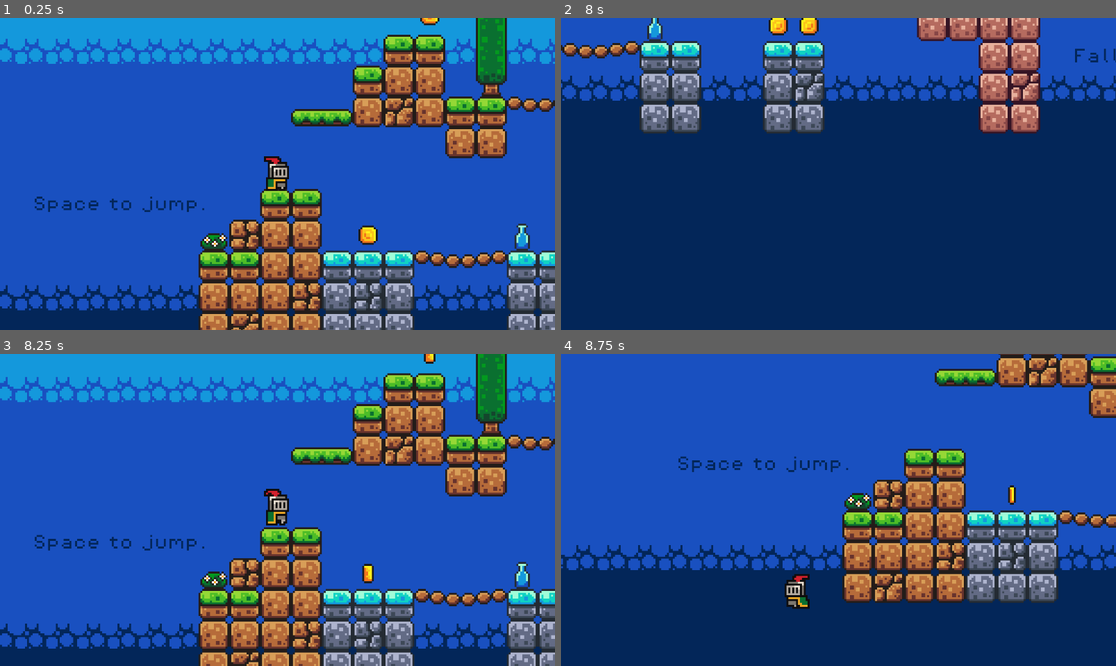
Above: before the commit, frames 1-4 (two rows, left to right).
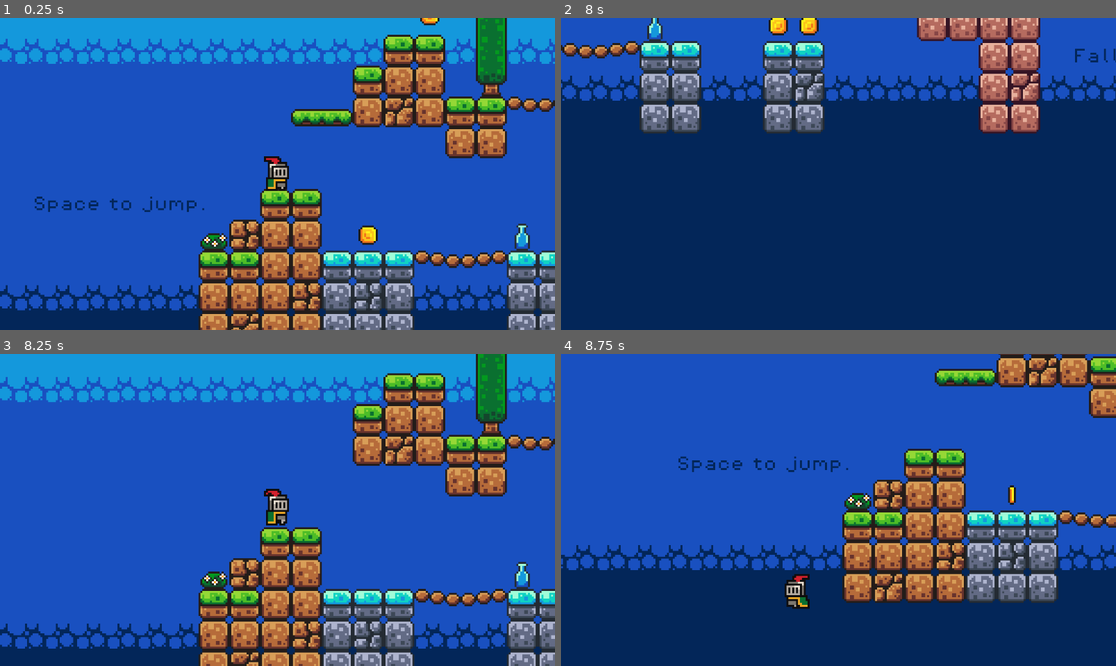
Above: after the commit, the same moments.

Repository: catos/godot-projects
Game: Godot game, scene res://scenes/game.tscn
The game is run twice, just before and just after one commit, with the same random seed, the same clock (stepped at 60 frames per second) and the same inputs.
Inputs:
- Up to frame 1 (0.25 s): no input
- Up to frame 2 (8 s): hold D (move_right) 0.53-2.03 s; tap Space (jump) at 0.77, 1.52, 3.02, 3.77, 4.52, 6.02, 6.77, 7.52 s; hold A (move_left) 2.03-4.28 s; hold D (move_right) from 4.28 s (still down)
- Up to frame 3 (8.25 s): release D (move_right) at 8.03 s; hold A (move_left) from 8.03 s (still down)
- Up to frame 4 (8.75 s): keep holding A (move_left)

Frames 1-2 are identical in both runs. In frame 3, 1.1% of the frame differs, in the area x 6-79%, y 0-74%; in frame 4, nothing differs.

Commit message:
brackey tut finished

Diff:
--- /dev/null
+++ b/Brackeys Tutorial 1/default_bus_layout.tres
@@ -0,0 +1,15 @@
+[gd_resource type="AudioBusLayout" format=3 uid="uid://bp3df21bdbjok"]
+
+[resource]
+bus/1/name = &"Music"
+bus/1/solo = false
+bus/1/mute = false
+bus/1/bypass_fx = false
+bus/1/volume_db = -11.9576
+bus/1/send = &"Master"
+bus/2/name = &"SFX"
+bus/2/solo = false
+bus/2/mute = false
+bus/2/bypass_fx = false
+bus/2/volume_db = 0.0
+bus/2/send = &"Master"
--- a/Brackeys Tutorial 1/project.godot
+++ b/Brackeys Tutorial 1/project.godot
@@ -14,6 +14,10 @@
 run/main_scene="res://scenes/game.tscn"
 config/features=PackedStringArray("4.2", "Forward Plus")
 config/icon="res://icon.svg"
+
+[autoload]
+
+Music="*res://scenes/music.tscn"
 
 [input]
 
--- a/Brackeys Tutorial 1/scenes/coin.tscn
+++ b/Brackeys Tutorial 1/scenes/coin.tscn
@@ -1,7 +1,8 @@
-[gd_scene load_steps=17 format=3 uid="uid://dupafmpe1c5wa"]
+[gd_scene load_steps=21 format=3 uid="uid://dupafmpe1c5wa"]
 
 [ext_resource type="Texture2D" uid="uid://ifkifinvh7lm" path="res://assets/sprites/coin.png" id="1_2rcfs"]
 [ext_resource type="Script" path="res://scripts/coin.gd" id="1_2ydxt"]
+[ext_resource type="AudioStream" uid="uid://brcythnc3iiod" path="res://assets/sounds/coin.wav" id="3_q31bv"]
 
 [sub_resource type="AtlasTexture" id="AtlasTexture_27srm"]
 atlas = ExtResource("1_2rcfs")
@@ -98,6 +99,104 @@
 [sub_resource type="CircleShape2D" id="CircleShape2D_u73m1"]
 radius = 5.0
 
+[sub_resource type="Animation" id="Animation_xi712"]
+resource_name = "pickup"
+tracks/0/type = "value"
+tracks/0/imported = false
+tracks/0/enabled = true
+tracks/0/path = NodePath("AnimatedSprite2D:visible")
+tracks/0/interp = 1
+tracks/0/loop_wrap = true
+tracks/0/keys = {
+"times": PackedFloat32Array(0),
+"transitions": PackedFloat32Array(1),
+"update": 1,
+"values": [false]
+}
+tracks/1/type = "value"
+tracks/1/imported = false
+tracks/1/enabled = true
+tracks/1/path = NodePath("CollisionShape2D:disabled")
+tracks/1/interp = 1
+tracks/1/loop_wrap = true
+tracks/1/keys = {
+"times": PackedFloat32Array(0),
+"transitions": PackedFloat32Array(1),
+"update": 1,
+"values": [true]
+}
+tracks/2/type = "value"
+tracks/2/imported = false
+tracks/2/enabled = true
+tracks/2/path = NodePath("PickupSound:playing")
+tracks/2/interp = 1
+tracks/2/loop_wrap = true
+tracks/2/keys = {
+"times": PackedFloat32Array(0),
+"transitions": PackedFloat32Array(1),
+"update": 1,
+"values": [true]
+}
+tracks/3/type = "method"
+tracks/3/imported = false
+tracks/3/enabled = true
+tracks/3/path = NodePath(".")
+tracks/3/interp = 1
+tracks/3/loop_wrap = true
+tracks/3/keys = {
+"times": PackedFloat32Array(1),
+"transitions": PackedFloat32Array(1),
+"values": [{
+"args": [],
+"method": &"queue_free"
+}]
+}
+
+[sub_resource type="Animation" id="Animation_cfw48"]
+length = 0.001
+tracks/0/type = "value"
+tracks/0/imported = false
+tracks/0/enabled = true
+tracks/0/path = NodePath("AnimatedSprite2D:visible")
+tracks/0/interp = 1
+tracks/0/loop_wrap = true
+tracks/0/keys = {
+"times": PackedFloat32Array(0),
+"transitions": PackedFloat32Array(1),
+"update": 1,
+"values": [true]
+}
+tracks/1/type = "value"
+tracks/1/imported = false
+tracks/1/enabled = true
+tracks/1/path = NodePath("CollisionShape2D:disabled")
+tracks/1/interp = 1
+tracks/1/loop_wrap = true
+tracks/1/keys = {
+"times": PackedFloat32Array(0),
+"transitions": PackedFloat32Array(1),
+"update": 1,
+"values": [false]
+}
+tracks/2/type = "value"
+tracks/2/imported = false
+tracks/2/enabled = true
+tracks/2/path = NodePath("PickupSound:playing")
+tracks/2/interp = 1
+tracks/2/loop_wrap = true
+tracks/2/keys = {
+"times": PackedFloat32Array(0),
+"transitions": PackedFloat32Array(1),
+"update": 1,
+"values": [false]
+}
+
+[sub_resource type="AnimationLibrary" id="AnimationLibrary_m2lgt"]
+_data = {
+"RESET": SubResource("Animation_cfw48"),
+"pickup": SubResource("Animation_xi712")
+}
+
 [node name="Coin" type="Area2D"]
 collision_mask = 2
 script = ExtResource("1_2ydxt")
@@ -111,4 +210,13 @@
 [node name="CollisionShape2D" type="CollisionShape2D" parent="."]
 shape = SubResource("CircleShape2D_u73m1")
 
+[node name="PickupSound" type="AudioStreamPlayer2D" parent="."]
+stream = ExtResource("3_q31bv")
+bus = &"SFX"
+
+[node name="AnimationPlayer" type="AnimationPlayer" parent="."]
+libraries = {
+"": SubResource("AnimationLibrary_m2lgt")
+}
+
 [connection signal="body_entered" from="." to="." method="_on_body_entered"]
--- a/Brackeys Tutorial 1/scenes/game.tscn
+++ b/Brackeys Tutorial 1/scenes/game.tscn
@@ -1,7 +1,9 @@
-[gd_scene load_steps=14 format=3 uid="uid://bk12gvqcy00i"]
+[gd_scene load_steps=16 format=3 uid="uid://bk12gvqcy00i"]
 
 [ext_resource type="PackedScene" uid="uid://dir5xmkftwoen" path="res://scenes/player.tscn" id="1_f2m4u"]
+[ext_resource type="Script" path="res://scripts/game_manager.gd" id="1_nhil7"]
 [ext_resource type="Texture2D" uid="uid://lsjpm3117wkh" path="res://assets/sprites/world_tileset.png" id="2_go423"]
+[ext_resource type="FontFile" uid="uid://dl4b745f33p0y" path="res://assets/fonts/PixelOperator8-Bold.ttf" id="2_r8gwt"]
 [ext_resource type="PackedScene" uid="uid://bfvnqbo71xl23" path="res://scenes/platform.tscn" id="3_ym3hs"]
 [ext_resource type="PackedScene" uid="uid://dupafmpe1c5wa" path="res://scenes/coin.tscn" id="4_ywixx"]
 [ext_resource type="PackedScene" uid="uid://d2q2xlp17ew5s" path="res://scenes/killzone.tscn" id="5_gpxfk"]
@@ -454,13 +456,29 @@
 
 [node name="Game" type="Node2D"]
 
+[node name="GameManager" type="Node" parent="."]
+unique_name_in_owner = true
+script = ExtResource("1_nhil7")
+
+[node name="ScoreLabel" type="Label" parent="GameManager"]
+offset_left = 569.0
+offset_top = -136.0
+offset_right = 670.0
+offset_bottom = -106.0
+theme_override_colors/font_color = Color(0.0784314, 0.596078, 0.862745, 1)
+theme_override_fonts/font = ExtResource("2_r8gwt")
+theme_override_font_sizes/font_size = 8
+text = "You collected X coins."
+horizontal_alignment = 1
+autowrap_mode = 2
+
 [node name="TileMap" type="TileMap" parent="."]
 tile_set = SubResource("TileSet_5nsn0")
 format = 2
 layer_0/name = "Background"
 layer_0/tile_data = PackedInt32Array(524290, 0, 15, 589826, 0, 15, 524291, 0, 15, 589827, 0, 15, 524292, 0, 15, 589828, …(57774 unchanged characters)…
 layer_1/name = "Mid"
-layer_1/tile_data = PackedInt32Array(262148, 0, 0, 262149, 0 …(3210 unchanged characters)… 8, 7, 65577, 131072, 4, 327718, 65536, 4)
+layer_1/tile_data = PackedInt32Array(262148, 0, 0, 262149, 0 …(3210 unchanged characters)… 8, 7, 65577, 131072, 4, 327718, 65536, 4, -327642, 262144, 0, -327643, 262144, 0, -327644, 262144, 0, -327645, 262144, 0, -327646, 262144, 0, -327647, 262144, 1, -393183, 262144, 1, -458719, 262144, 1, -393184, 262144, 1, -458720, 262144, 1, -524256, 262144, 1, -589791, 327680, 0, -262110, 327680, 0, -327648, 327680, 1, -524255, 327680, 1, -262111, 262144, 1, -262112, 262144, 1, -196575, 262144, 1, -196574, 262144, 1, -196573, 262144, 1, -262109, 262144, 1, -262108, 262144, 1, -262107, 262144, 1, -262106, 262144, 1)
 
 [node name="Player" parent="." instance=ExtResource("1_f2m4u")]
 position = Vector2(73, 63)
@@ -524,7 +542,9 @@
 }
 autoplay = "move"
 
-[node name="Label" type="Label" parent="."]
+[node name="Labels" type="Node" parent="."]
+
+[node name="Label" type="Label" parent="Labels"]
 offset_left = -65.0
 offset_top = 68.0
 offset_right = 49.0
@@ -535,7 +555,7 @@
 text = "Space to jump."
 horizontal_alignment = 1
 
-[node name="Label2" type="Label" parent="."]
+[node name="Label2" type="Label" parent="Labels"]
 offset_left = 408.0
 offset_top = 100.0
 offset_right = 522.0
@@ -546,7 +566,7 @@
 text = "Falling hurts..."
 horizontal_alignment = 1
 
-[node name="Label3" type="Label" parent="."]
+[node name="Label3" type="Label" parent="Labels"]
 offset_left = 733.0
 offset_top = -28.0
 offset_right = 847.0
@@ -556,3 +576,14 @@
 theme_override_font_sizes/font_size = 8
 text = "Almost there!"
 horizontal_alignment = 1
+
+[node name="Label4" type="Label" parent="Labels"]
+offset_left = 562.0
+offset_top = -151.0
+offset_right = 676.0
+offset_bottom = -142.0
+theme_override_colors/font_color = Color(0.0784314, 0.596078, 0.862745, 1)
+theme_override_fonts/font = ExtResource("7_jlwoj")
+theme_override_font_sizes/font_size = 8
+text = "You made it!"
+horizontal_alignment = 1
--- /dev/null
+++ b/Brackeys Tutorial 1/scenes/music.tscn
@@ -0,0 +1,8 @@
+[gd_scene load_steps=2 format=3 uid="uid://1b64uxfkj0k3"]
+
+[ext_resource type="AudioStream" uid="uid://d0cbxly22fisu" path="res://assets/music/time_for_adventure.mp3" id="1_o2k7e"]
+
+[node name="Music" type="AudioStreamPlayer2D"]
+stream = ExtResource("1_o2k7e")
+autoplay = true
+bus = &"Music"
--- a/Brackeys Tutorial 1/scripts/coin.gd
+++ b/Brackeys Tutorial 1/scripts/coin.gd
@@ -1,5 +1,8 @@
 extends Area2D
 
+@onready var game_manager = %GameManager
+@onready var animation_player = $AnimationPlayer
+
 func _on_body_entered(body):
-	print("+1 coin")
-	queue_free()
+	game_manager.add_point()
+	animation_player.play("pickup")
--- /dev/null
+++ b/Brackeys Tutorial 1/scripts/game_manager.gd
@@ -0,0 +1,8 @@
+extends Node
+
+var score = 0
+@onready var score_label = $ScoreLabel
+
+func add_point():
+	score += 1
+	score_label.text = "You collected " + str(score) + " coins."
Not shown, changed: Brackeys Tutorial 1/assets/music/time_for_adventure.mp3.import
Not shown, added: Brackeys Tutorial 1/export_presets.cfg
